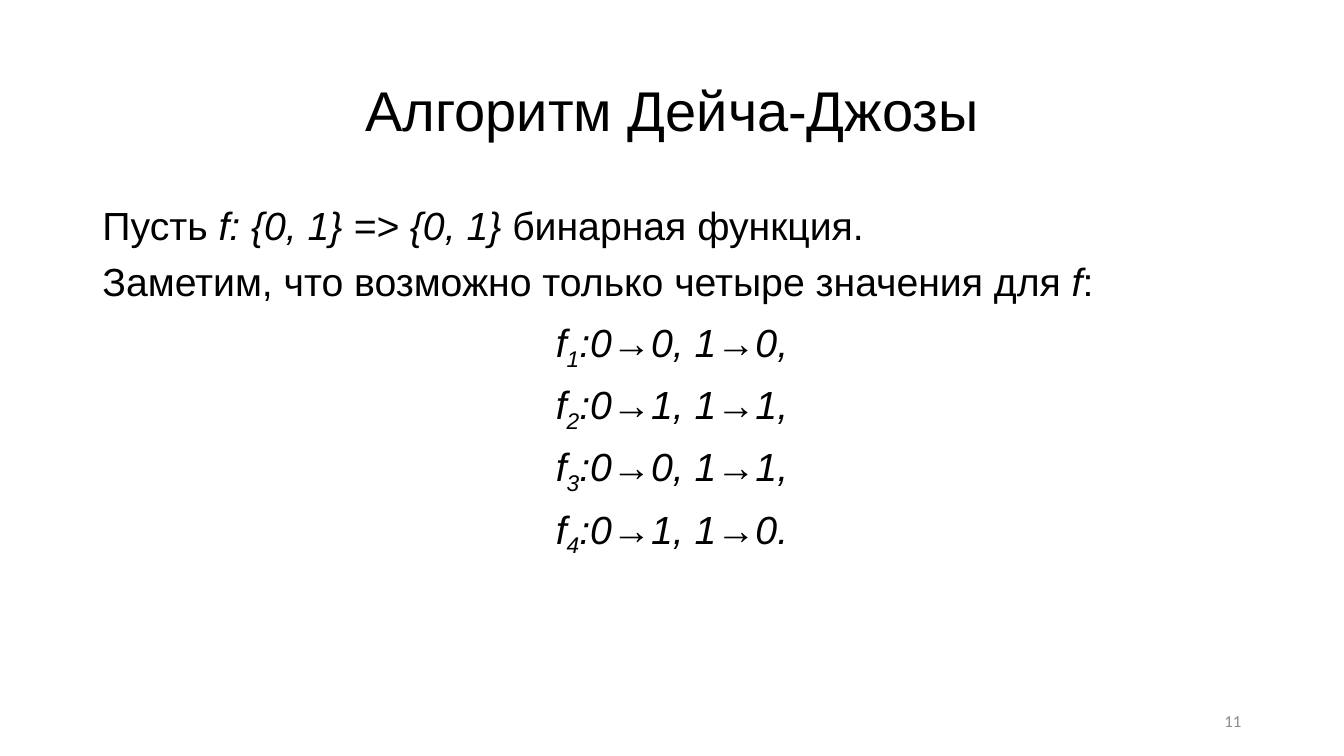
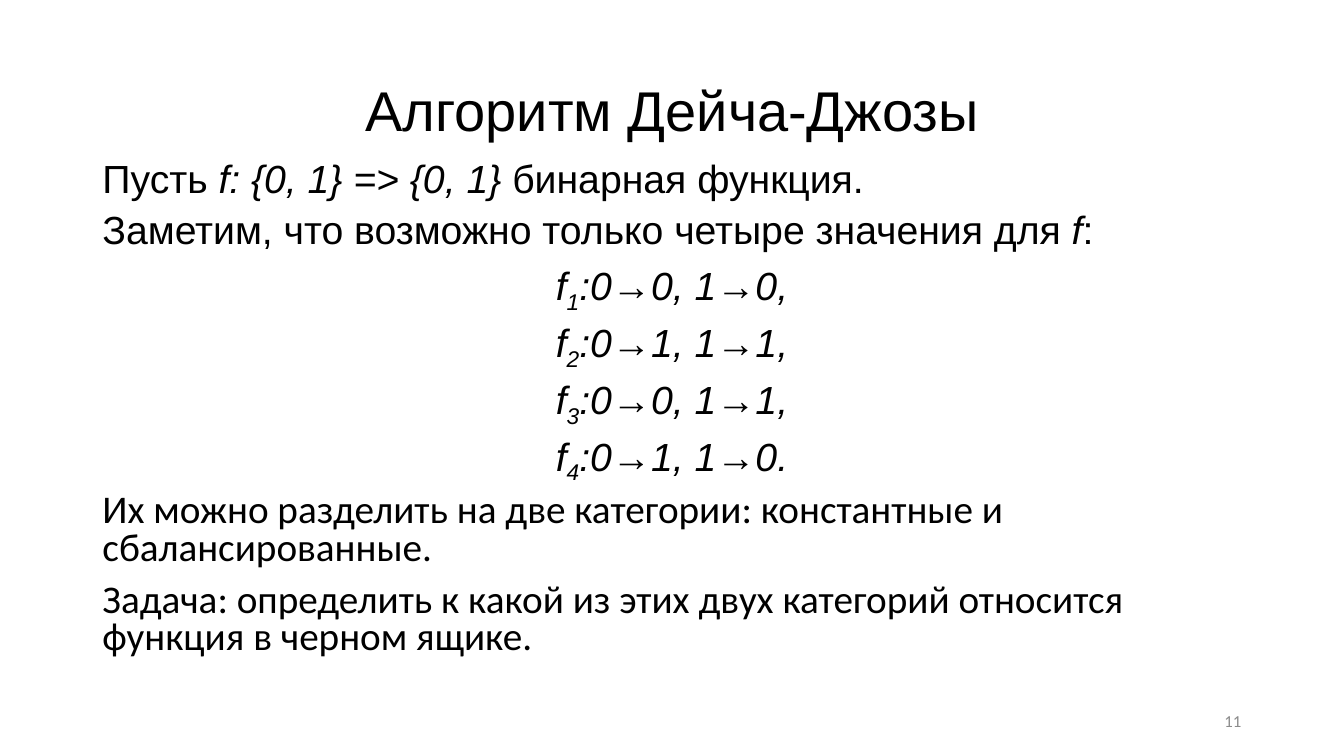
Before and after one commit to R0manych/Diploma2019, a slide deck: slide 11 of Черниговских 2к 14гр.pptx. Drawn at 1344x756 pixels with LibreOffice and Linux fonts; fonts in the diff are those of the drawing. Boxes give left, top, right and bottom in pixels: in the first picture for what was removed or moved away, otherwise in the second. Text is boxed around its words. In the diff, an @@ line names an element or a change of style, - is before the commit and + after.

```diff
--- a/Черниговских 2к 14гр.pptx
+++ b/Черниговских 2к 14гр.pptx
@@ text "Пусть f: {0, 1} => ...": place and size @@
-text "Пусть f: {0, 1} => ..." at <box>102,211,1094,549</box>
+text "Пусть f: {0, 1} => ..." at <box>102,164,1124,657</box>
@@ text at <box>102,164,1094,476</box>: line spacing 0.9 to 0.8 @@
@@ text at <box>102,498,1124,657</box>: paragraphs added @@
+Их можно разделить на две категории: константные и сбалансированные.
+Задача: определить к какой из этих двух категорий относится функция в черном ящике.
```
Also in this commit, not shown: 6 other slides changed, 17 other files.
